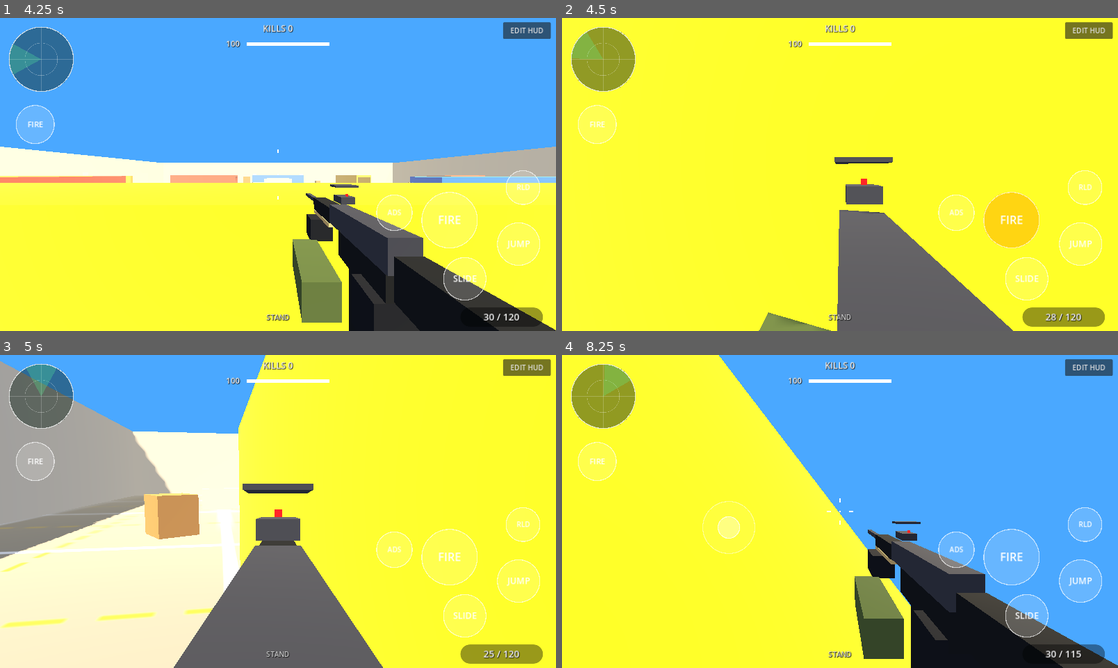
Above: before the commit, frames 1-4 (two rows, left to right).
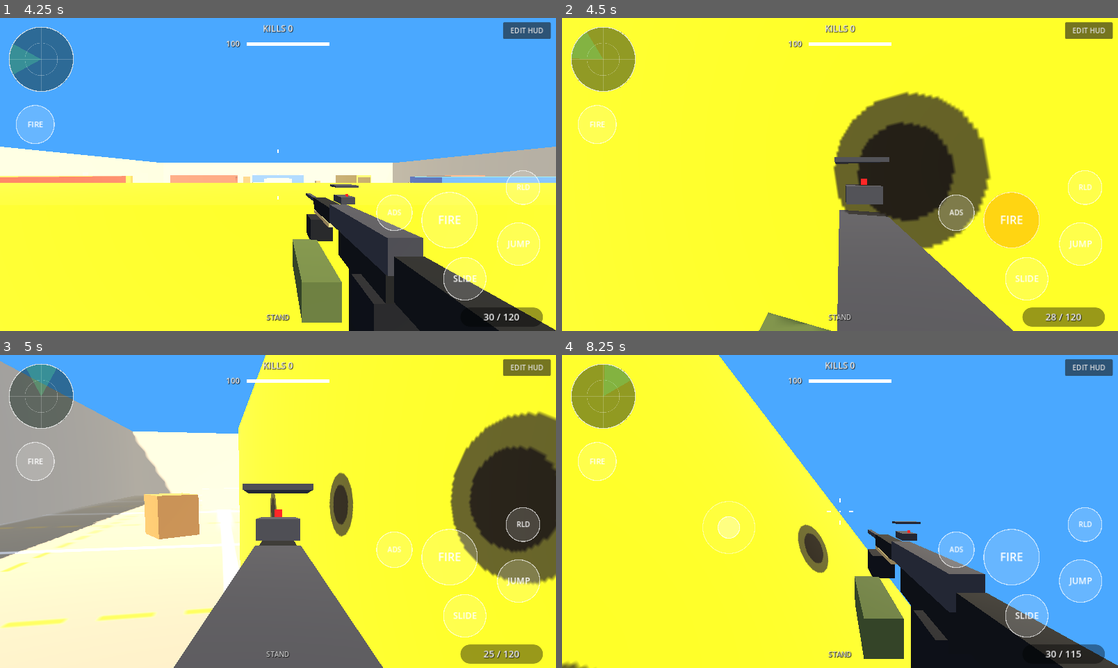
Above: after the commit, the same moments.

Repository: Goated-max/shipment-fpp
Game: Godot game, scene res://scenes/main.tscn
Two runs of this game, one before a commit and one after it. Both use one fixed random seed, a clock stepped at 60 frames per second and the inputs below.
Inputs (mouse positions are in pixels of both pictures, inside the frame that each line leads up to):
- Up to frame 1 (4.25 s): click "DEPLOY" at 0.5 s; click "EDIT HUD" at 1.25 s; click "RESET DEFAULT" at 2 s; click "DONE / SAVE" at 2.75 s; move the mouse to (250, 237) at 3.52 s; hold W from 3.53 s (still down); tap C at 3.6 s; click (250, 237) at 3.67 s; tap Space at 3.77 s
- Up to frame 2 (4.5 s): release W at 4.25 s; drag from (1006, 221) to (812, 237) at 4.27 s
- Up to frame 3 (5 s): no input
- Up to frame 4 (8.25 s): move the mouse to (673, 464) at 5.02 s; hold A 5.03-5.75 s; tap R at 5.1, 8.1 s; click (673, 464) at 5.17 s; drag from (867, 511) to (673, 464) at 5.77 s; move the mouse to (756, 433) at 6.52 s; hold S 6.53-7.25 s; tap C at 6.6 s; click (756, 433) at 6.67 s; tap Space at 6.77 s; drag from (962, 495) to (756, 433) at 7.27 s; move the mouse to (728, 527) at 8.02 s; hold W from 8.03 s (still down); click (728, 527) at 8.17 s

Frame 1 is identical in both runs. In frame 2, 9.7% of the frame differs, in the area x 48-78%, y 23-74%; in frame 3, 9.4%; in frame 4, 0.7%.

Commit message:
bullet holes, sparks, damage direction marker

Diff:
--- a/scripts/bot.gd
+++ b/scripts/bot.gd
@@ -264,9 +264,11 @@
         wd = o.distance_to(rp)
     var tt := (c - o).dot(dir)
     var hit := tt > 0.0 and tt < wd and (o + dir * tt).distance_to(c) < 0.45
+    if not hit and not r.is_empty():
+        main.impact(r["position"], r["normal"])
     main.spawn_tracer(o, o + dir * (tt if hit else wd))
     main.play("bshot", clampf(1.0 - d / 45.0, 0.1, 0.7))
     n += 1
     cd = (0.7 + randf() * 0.5) if n % 4 == 0 else 0.16
     if hit:
-        pl.hurt(6.0)
+        pl.hurt(6.0, global_position)
--- a/scripts/hud.gd
+++ b/scripts/hud.gd
@@ -145,6 +145,7 @@
 var death: ColorRect
 var dk_lbl: Label
 var board: Label
+var dirhit: DirHit
 var lobby: Lobby
 
 # cached values so UI nodes are only touched when something changed
@@ -242,6 +243,10 @@
     hm.modulate.a = 0.0
     root.add_child(hm)
     hm.set_anchors_and_offsets_preset(Control.PRESET_FULL_RECT)
+    dirhit = DirHit.new()
+    dirhit.hud = self
+    root.add_child(dirhit)
+    dirhit.set_anchors_and_offsets_preset(Control.PRESET_FULL_RECT)
 
 func _build_elements() -> void:
     for id in BTN_IDS:
@@ -736,3 +741,48 @@
 func _open_lobby() -> void:
     menu.hide()
     lobby.open()
+
+
+func dir_hit(src: Vector3) -> void:
+    dirhit.add(src)
+
+# Red triangles on a ring around the crosshair, pointing toward where damage came from.
+class DirHit extends Control:
+    var hud: Hud
+    var items: Array = []
+
+    func _ready() -> void:
+        mouse_filter = Control.MOUSE_FILTER_IGNORE
+
+    func add(src: Vector3) -> void:
+        items.append([src, 1.3])
+        if items.size() > 4:
+            items.pop_front()
+
+    func _process(dt: float) -> void:
+        if items.is_empty():
+            return
+        for it in items:
+            it[1] -= dt
+        items = items.filter(func(it): return it[1] > 0.0)
+        queue_redraw()
+
+    func _draw() -> void:
+        var pl: Player = hud.player
+        if pl == null:
+            return
+        var c := size * 0.5
+        var r := minf(size.x, size.y) * 0.4
+        var fwd := Vector2(-sin(pl.yaw), -cos(pl.yaw))
+        for it in items:
+            var d: Vector3 = it[0] - pl.global_position
+            var dir := Vector2(d.x, d.z)
+            if dir.length() < 0.01:
+                continue
+            var a := fwd.angle_to(dir.normalized())
+            var sd := Vector2(sin(a), -cos(a))
+            var col := Color(1.0, 0.15, 0.15, clampf(it[1] / 0.4, 0.0, 1.0) * 0.9)
+            var tip := c + sd * (r + 18.0)
+            var base := c + sd * r
+            var perp := Vector2(-sd.y, sd.x) * 14.0
+            draw_colored_polygon(PackedVector2Array([tip, base + perp, base - perp]), col)
--- a/scripts/main.gd
+++ b/scripts/main.gd
@@ -26,6 +26,7 @@
     ArenaBuilder.build(self)
     _make_sounds()
     _make_tracers()
+    _make_impacts()
     hud = Hud.new()
     add_child(hud)
     player = Player.new()
@@ -91,7 +92,7 @@
     get_tree().reload_current_scene()
 
 # Called by Net with the host's authoritative values for my player.
-func sync_local(hp_v: float, dead_v: bool, k: int) -> void:
+func sync_local(hp_v: float, dead_v: bool, k: int, att: int = -1) -> void:
     if k != kills:
         kills = k
         hud.set_kills(k)
@@ -99,6 +100,8 @@
         return
     if hp_v < player.hp and not dead_v:
         hud.flash(0.7)
+        if att >= 0 and Net.remotes.has(att):
+            hud.dir_hit(Net.remotes[att].global_position)
     player.hp = hp_v
     if dead_v and not player.dead:
         player.dead = true
@@ -341,3 +344,74 @@
             play("pick", 0.5)
             g.queue_free()
             pickups.remove_at(i)
+
+
+# ---------- bullet holes and sparks ----------
+var _hole_mesh: QuadMesh
+var _hole_mat: StandardMaterial3D
+var _spark_mesh: BoxMesh
+var _holes: Array[MeshInstance3D] = []
+var _hole_i := 0
+
+func _make_impacts() -> void:
+    var img := Image.create(64, 64, false, Image.FORMAT_RGBA8)
+    img.fill(Color(0, 0, 0, 0))
+    for y in 64:
+        for x in 64:
+            var d := Vector2(x - 31.5, y - 31.5).length() / 31.5
+            if d < 0.5:
+                img.set_pixel(x, y, Color(0.04, 0.04, 0.04, 1.0))
+            elif d < 0.8:
+                img.set_pixel(x, y, Color(0.1, 0.1, 0.1, 0.75))
+    _hole_mat = StandardMaterial3D.new()
+    _hole_mat.albedo_texture = ImageTexture.create_from_image(img)
+    _hole_mat.transparency = BaseMaterial3D.TRANSPARENCY_ALPHA
+    _hole_mat.cull_mode = BaseMaterial3D.CULL_DISABLED
+    _hole_mesh = QuadMesh.new()
+    _hole_mesh.size = Vector2(0.24, 0.24)
+    for i in 40:
+        var mi := MeshInstance3D.new()
+        mi.mesh = _hole_mesh
+        mi.material_override = _hole_mat
+        mi.cast_shadow = GeometryInstance3D.SHADOW_CASTING_SETTING_OFF
+        mi.visible = false
+        add_child(mi)
+        _holes.append(mi)
+    var sm := StandardMaterial3D.new()
+    sm.albedo_color = Color(1.0, 0.75, 0.3)
+    sm.shading_mode = BaseMaterial3D.SHADING_MODE_UNSHADED
+    sm.disable_fog = true
+    _spark_mesh = BoxMesh.new()
+    _spark_mesh.size = Vector3(0.05, 0.05, 0.05)
+    _spark_mesh.material = sm
+
+# Called when a bullet hits the world: p = hit point, n = surface normal.
+func impact(p: Vector3, n: Vector3) -> void:
+    var h := _holes[_hole_i % _holes.size()]
+    _hole_i += 1
+    h.visible = true
+    var off := p + n * 0.03
+    h.global_position = off
+    h.look_at(off - n, Vector3.UP if absf(n.y) < 0.95 else Vector3.RIGHT)
+    h.rotate_object_local(Vector3(0, 0, 1), randf() * TAU)
+    h.scale = Vector3.ONE * randf_range(0.8, 1.25)
+    _spark(p, n)
+
+func _spark(p: Vector3, n: Vector3) -> void:
+    var cp := CPUParticles3D.new()
+    cp.one_shot = true
+    cp.explosiveness = 1.0
+    cp.amount = 14
+    cp.lifetime = 0.35
+    cp.direction = n
+    cp.spread = 60.0
+    cp.initial_velocity_min = 2.5
+    cp.initial_velocity_max = 5.5
+    cp.gravity = Vector3(0, -12, 0)
+    cp.scale_amount_min = 0.6
+    cp.scale_amount_max = 1.2
+    cp.mesh = _spark_mesh
+    add_child(cp)
+    cp.global_position = p + n * 0.05
+    cp.emitting = true
+    get_tree().create_timer(0.7).timeout.connect(cp.queue_free)
--- a/scripts/net.gd
+++ b/scripts/net.gd
@@ -242,7 +242,7 @@
     var out := {}
     for pid in pl:
         var E: Dictionary = pl[pid]
-        out[pid] = {"n": E["n"], "p": E["p"], "y": E["y"], "pt": E["pt"], "c": E["c"], "s": E["s"], "a": E["a"], "hp": E["hp"], "k": E["k"], "d": E["d"]}
+        out[pid] = {"n": E["n"], "p": E["p"], "y": E["y"], "pt": E["pt"], "c": E["c"], "s": E["s"], "a": E["a"], "hp": E["hp"], "k": E["k"], "d": E["d"], "la": E.get("la", -1)}
     return out
 
 # Applies a world snapshot locally: updates my own HP/death/kills and the remote figures.
@@ -252,7 +252,7 @@
     for pid in d:
         var E: Dictionary = d[pid]
         if pid == my_id:
-            main.sync_local(E["hp"], E["d"], E["k"])
+            main.sync_local(E["hp"], E["d"], E["k"], E.get("la", -1))
             continue
         if not remotes.has(pid):
             _spawn_remote(pid, E["p"])
@@ -291,6 +291,7 @@
         return
     T["hp"] = maxf(0.0, T["hp"] - clampf(dmg, 0.0, 60.0))
     T["lh"] = _now()
+    T["la"] = shooter
     if T["hp"] <= 0.0:
         T["d"] = true
         S["k"] += 1
@@ -503,7 +504,7 @@
                 _feed(lk, r[1])
 
 func _new_player(n: String) -> Dictionary:
-    return {"n": n, "p": Vector3.ZERO, "y": 0.0, "pt": 0.0, "c": false, "s": false, "a": false, "hp": 100.0, "k": 0, "d": false, "lh": 0.0}
+    return {"n": n, "p": Vector3.ZERO, "y": 0.0, "pt": 0.0, "c": false, "s": false, "a": false, "hp": 100.0, "k": 0, "d": false, "lh": 0.0, "la": -1}
 
 func _now() -> float:
     return Time.get_ticks_msec() / 1000.0
--- a/scripts/player.gd
+++ b/scripts/player.gd
@@ -323,6 +323,8 @@
         var bt: float = bh["t"]
         end = org + d * bt
         main.hit_bot(bh["bot"], bh["zone"])
+    elif not wr.is_empty():
+        main.impact(wr["position"], wr["normal"])
     main.spawn_tracer(muzzle.global_position, end)
     main.play("shot", 0.8)
     flash_mesh.visible = true
@@ -334,12 +336,14 @@
     bloom = minf(1.0, bloom + 0.18)
 
 # ---------- damage / death / respawn ----------
-func hurt(dmg: float) -> void:
+func hurt(dmg: float, src := Vector3.ZERO) -> void:
     if dead:
         return
     hp -= dmg
     last_hit = t
     hud.flash(0.7)
+    if src != Vector3.ZERO:
+        hud.dir_hit(src)
     main.play("hurt", 0.8)
     recoil_p += 0.01
     if hp <= 0.0:
